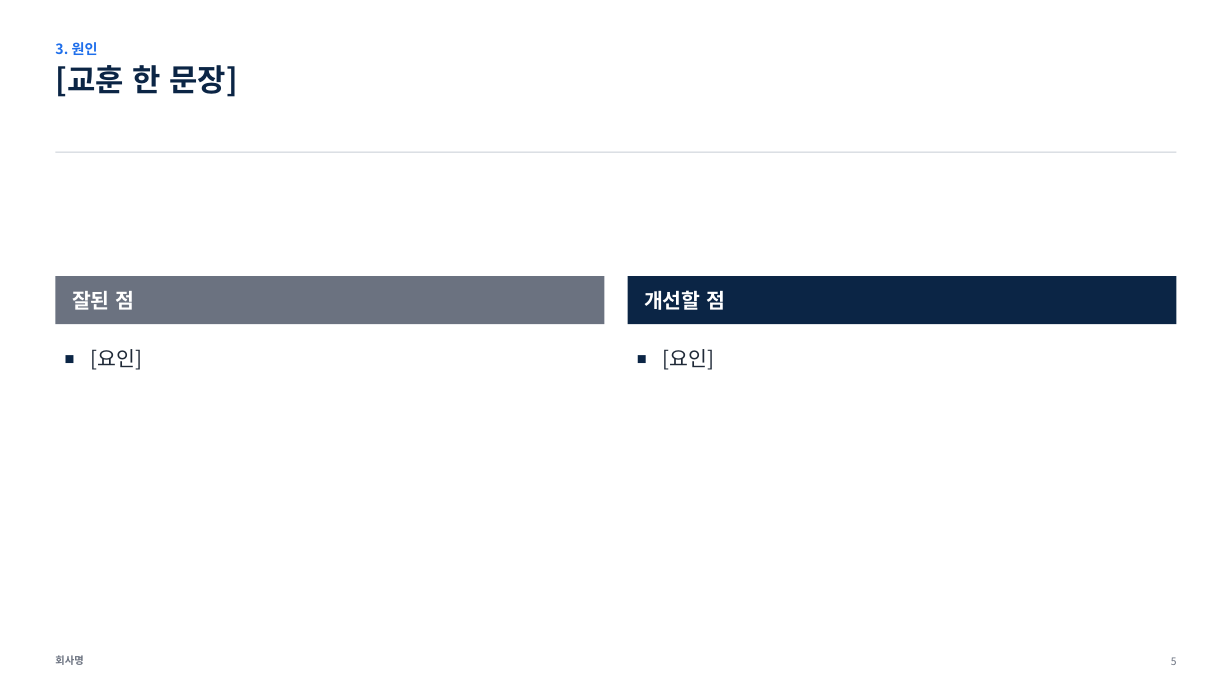
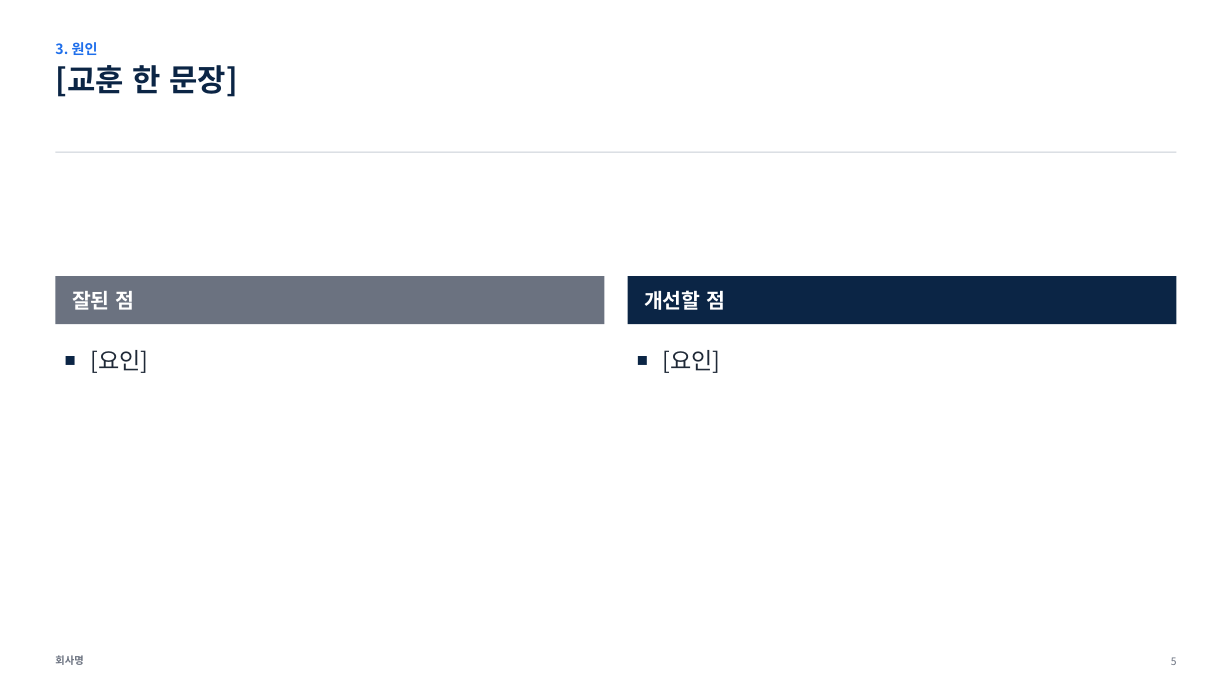
Before and after one commit to jch2100/document, a slide deck: slide 5 of yangsik/templates/pptx/04-performance/template.pptx. Drawn at 1232x693 pixels with LibreOffice and Linux fonts; fonts in the diff are those of the drawing. Boxes give left, top, right and bottom in pixels: in the first picture for what was removed or moved away, otherwise in the second. Text is boxed around its words. In the diff, an @@ line names an element or a change of style, - is before the commit and + after.

```diff
--- a/yangsik/templates/pptx/04-performance/template.pptx
+++ b/yangsik/templates/pptx/04-performance/template.pptx
@@ text "[요인]" at <box>91,350,149,373</box>: size 16 to 18 pt @@
@@ text "[요인]" at <box>663,350,721,373</box>: size 16 to 18 pt @@
```
Also in this commit, not shown: 2 other slides changed, 32 other files.
